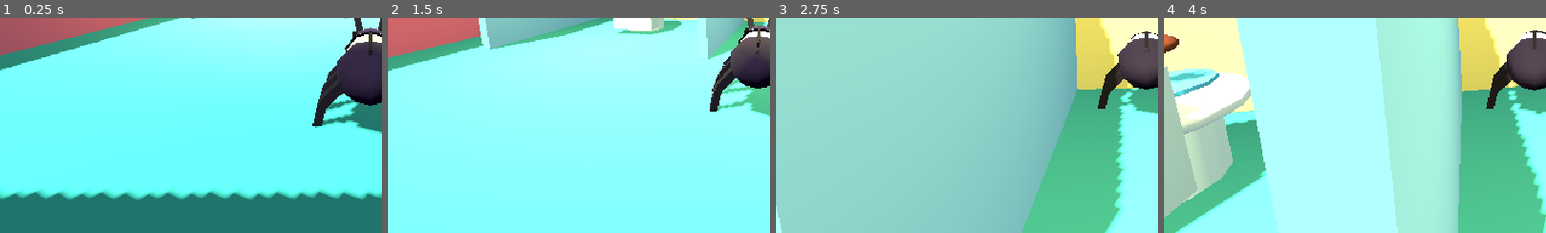
Above: before the commit, frames 1-4 (left to right).
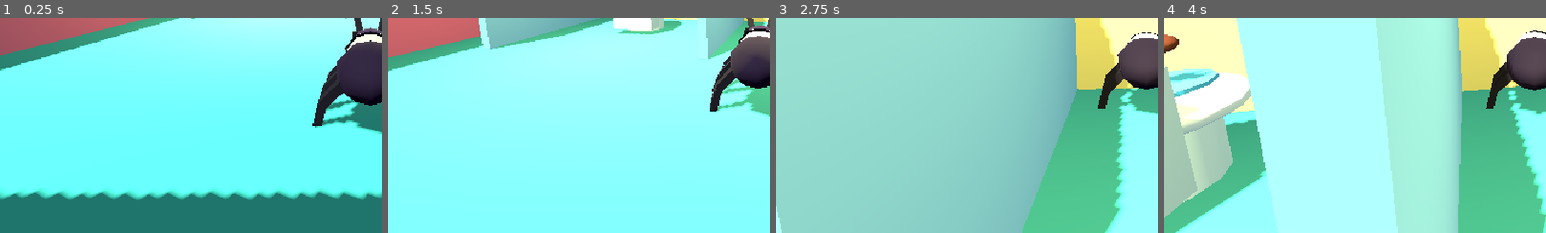
Above: after the commit, the same moments.

Repository: blanzy-labs/turd-burglar
Game: Godot game, scene res://scenes/main.tscn
Same seed, same stepped clock (60 frames per second), same inputs: the game is played once before the commit and once after it.
Inputs (mouse positions are % of the whole screen's width and height, from its top left):
- Up to frame 1 (0.25 s): no input
- Up to frame 2 (1.5 s): tap Enter at 0.5 s; move the mouse to (55, 50) at 0.52 s; hold W (move_forward) from 0.53 s (still down); tap E at 0.6 s; move the mouse to (45, 50) at 1.27 s; tap R at 1.35 s
- Up to frame 3 (2.75 s): keep holding W (move_forward); move the mouse to (52, 48) at 2.02 s; tap E at 2.1 s
- Up to frame 4 (4 s): keep holding W (move_forward); move the mouse to (49, 52) at 2.77 s; tap R at 2.85 s; tap Space at 3.5 s; move the mouse to (57, 51) at 3.52 s; tap E at 3.6 s
The pictures show only the part of the screen within x 2-52%, y 50-100%; the shares and areas given below are measured in that part.

The runs differ from the first frame. In frame 1, 0.1% of the frame differs, in the area x 96-98%, y 6-18%; in frame 2, less than 0.1%; in frame 3, less than 0.1%; in frame 4, less than 0.1%.

Commit message:
TB-R04C-001: Remove the Back Bar and Embed the Mask Eyes

Diff:
--- a/scenes/player.tscn
+++ b/scenes/player.tscn
@@ -98,13 +98,9 @@
 radial_segments = 6
 rings = 2
 
-[sub_resource type="BoxMesh" id="BoxMesh_seam"]
-material = SubResource("Material_mask")
-size = Vector3(0.035, 0.045, 0.74)
-
 [sub_resource type="BoxMesh" id="BoxMesh_eye"]
 material = SubResource("Material_eye")
-size = Vector3(0.105, 0.055, 0.026)
+size = Vector3(0.105, 0.028, 0.01)
 
 [node name="Player" type="CharacterBody3D"]
 script = ExtResource("1_player")
@@ -136,11 +132,11 @@
 mesh = SubResource("BoxMesh_mask")
 
 [node name="EyeLeft" type="MeshInstance3D" parent="Body/Mask"]
-position = Vector3(-0.145, 0.015, -0.0405)
+position = Vector3(-0.145, 0.015, -0.036)
 mesh = SubResource("BoxMesh_eye")
 
 [node name="EyeRight" type="MeshInstance3D" parent="Body/Mask"]
-position = Vector3(0.145, 0.015, -0.0405)
+position = Vector3(0.145, 0.015, -0.036)
 mesh = SubResource("BoxMesh_eye")
 
 [node name="AntennaLeft" type="MeshInstance3D" parent="Body"]
@@ -261,10 +257,6 @@
 position = Vector3(0, -0.15, 0)
 mesh = SubResource("BoxMesh_leg_lower")
 
-[node name="ShellSeam" type="MeshInstance3D" parent="Body"]
-position = Vector3(0, 0.945, 0.34)
-mesh = SubResource("BoxMesh_seam")
-
 [node name="CameraPivot" type="Node3D" parent="."]
 position = Vector3(0, 1.15, 0)
 
Not shown: 1 places in scenes/player.tscn that only renumber resources
